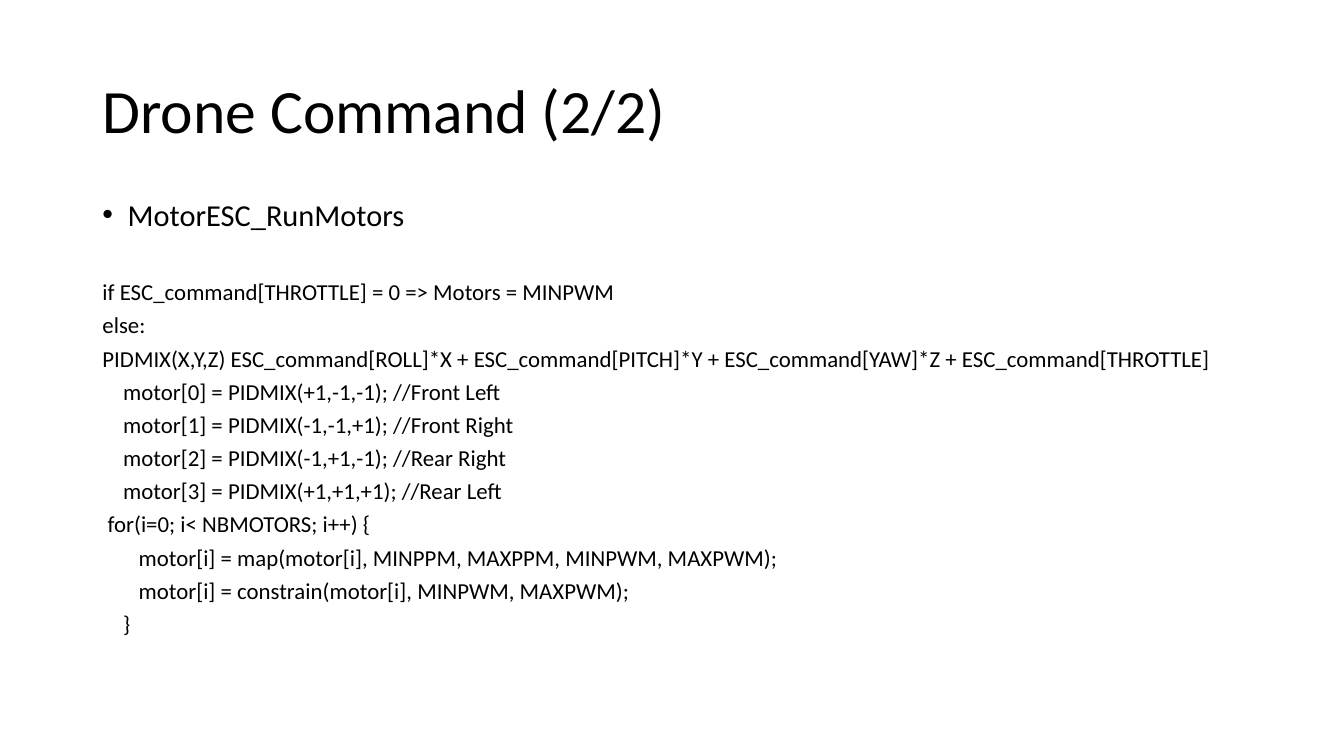
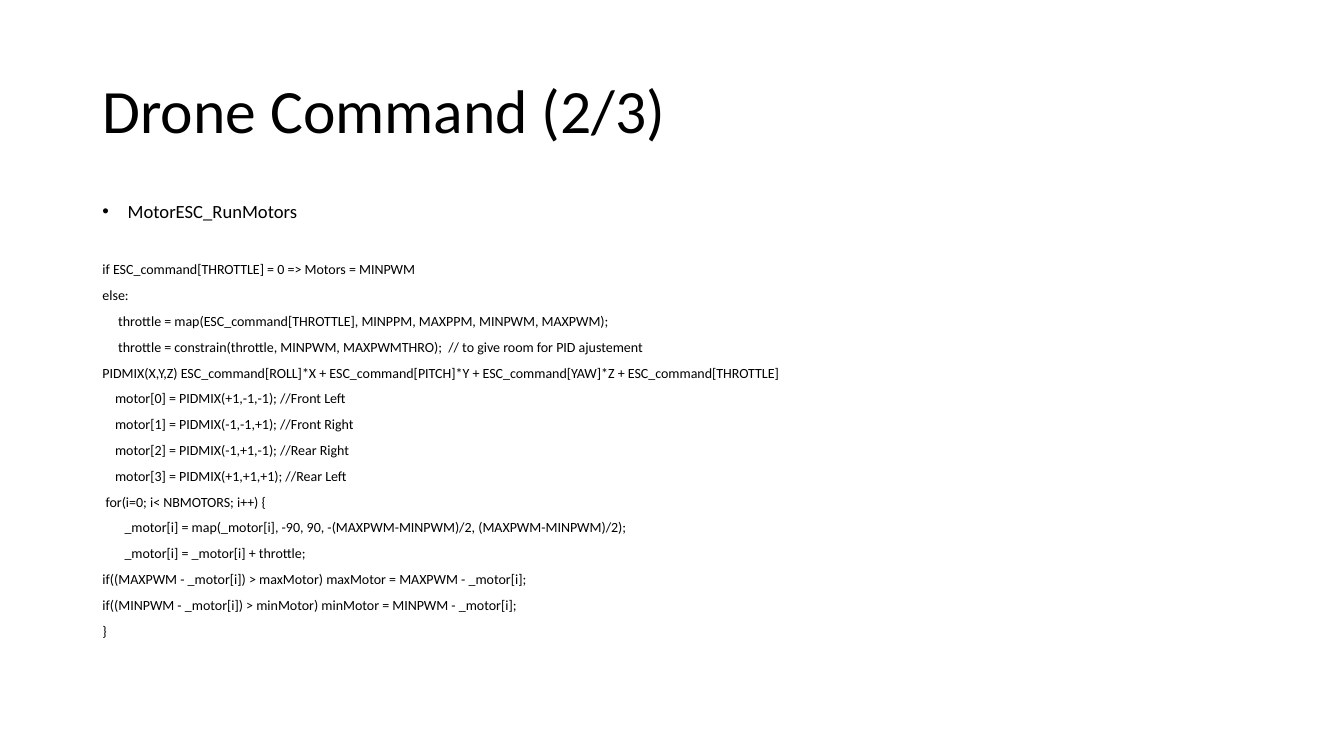
Before and after one commit to RobotEdh/RobotMicroControl, a slide deck: slide 8 of libraries/Diagramm Drone.pptx (slide 11 before the commit). Drawn at 1344x756 pixels with LibreOffice and Linux fonts; fonts in the diff are those of the drawing. Boxes give left, top, right and bottom in pixels: in the first picture for what was removed or moved away, otherwise in the second. Text is boxed around its words. In the diff, an @@ line names an element or a change of style, - is before the commit and + after.

Commit message:
improve ESC

```diff
--- a/libraries/Diagramm Drone.pptx
+++ b/libraries/Diagramm Drone.pptx
@@ title at (102, 88, 665, 142): text changed @@
-Drone Command (2/2)
+Drone Command (2/3)
@@ text at (102, 206, 779, 509): size 21.7 to 13.3 pt in "MotorESC_RunMotors"; size 16.3 to 10 pt in "if ESC_command[THROTTLE] = 0 => Motors = ...", "else:", "PIDMIX(X,Y,Z) ESC_command[ROLL]*X + ESC_command[PITCH]*Y + E ...", "motor[0] = PIDMIX(+1,-1,-1); //Front Left" and 5 more places @@
@@ text at (118, 316, 643, 355): paragraphs added @@
+throttle = map(ESC_command[THROTTLE], MINPPM, MAXPPM, MINPWM, MAXPWM);
+throttle = constrain(throttle, MINPWM, MAXPWMTHRO); // to give room for PID ajustement
@@ text at (102, 522, 626, 612): text changed; size 16.3 to 10 pt @@
-motor[i] = map(motor[i], MINPPM, MAXPPM, MINPWM, MAXPWM);
-motor[i] = constrain(motor[i], MINPWM, MAXPWM);
+_motor[i] = map(_motor[i], -90, 90, -(MAXPWM-MINPWM)/2, (MAXPWM-MINPWM)/2);
+_motor[i] = _motor[i] + throttle;
+if((MAXPWM - _motor[i]) > maxMotor) maxMotor = MAXPWM - _motor[i];
+if((MINPWM - _motor[i]) > minMotor) minMotor = MINPWM - _motor[i];
```
Also in this commit, not shown: 5 other slides changed, 1 slide added, 3 slides removed.
